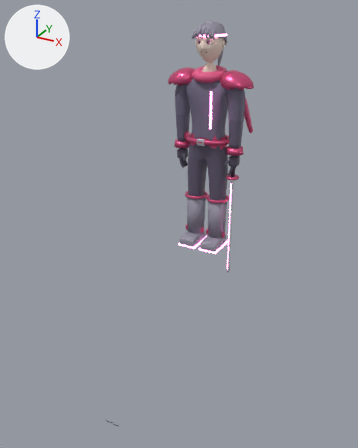
An edit to the glTF model assets/cine/rin.glb, drawn before and after from the same camera.
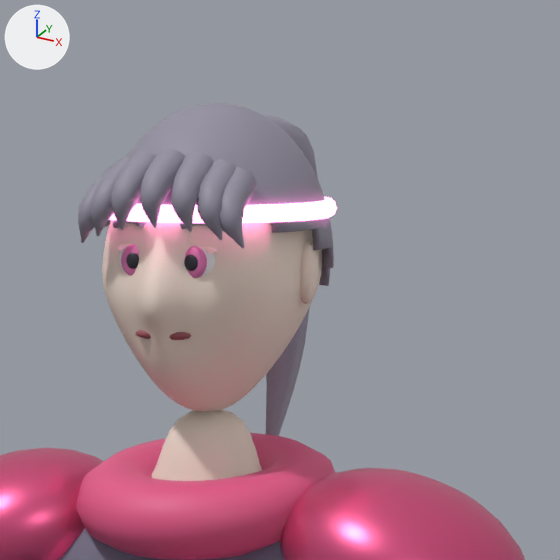
The first picture shows the older version from a 50 mm camera at (1.79, -3.76, 2.0) aimed at (0.01, -0.54, 0.39). The close-ups show the older and then the newer version on the part from 51% to 72% of the width and 1% to 18% of the height of that picture. Only the edits that show in the close-ups are written down. Lighting does not change. The marker at upper left points along +X, +Y and +Z. Where no turn or scale is listed for an object, it has been applied to the vertices. Vertices at exactly the same position are counted once.

Script lines for the objects in view, before the commit:
```python
ob_body = bpy.data.objects.new('body', me_body)
ob_body.location = (0.0, 0.0, 0.0)
ob_eye0 = bpy.data.objects.new('eye0', me_ew)
ob_eye0.location = (-0.034, -0.099, 1.747)
ob_eye1 = bpy.data.objects.new('eye1', me_ew_001)
ob_eye1.location = (0.034, -0.099, 1.747)
ob_head = bpy.data.objects.new('head', me_head)
ob_head.location = (0.0, -0.008, 1.735)
ob_lid0 = bpy.data.objects.new('lid0', me_lid0)
ob_lid0.location = (-0.034, -0.096, 1.764)
ob_lid1 = bpy.data.objects.new('lid1', me_lid1)
ob_lid1.location = (0.034, -0.096, 1.764)
# also in view: 'pad1' at (0.24, 0.0, 1.47); 'ear1' at (0.11, 0.01, 1.73); 'scarf' at (0.0, 0.0, 1.5); 'pad0' at (-0.24, 0.0, 1.47); 'band' at (0.0, 0.0, 1.79)
```
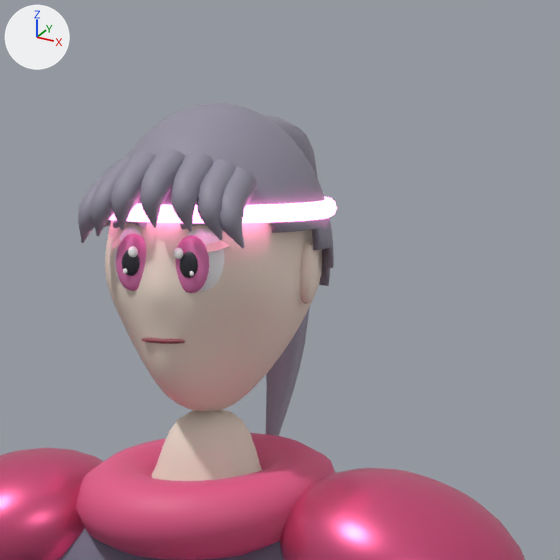
Where the newer file only moved an object's origin or applied its transform, the numbers keep the older frame.

The change, as a diff of the scene's bpy script:
```diff
--- a/assets/cine/rin.glb.py
+++ b/assets/cine/rin.glb.py
@@ me_ew @@
-me_ew.from_pydata(...)  # 684 vertices, 1356 faces; spans x -0.0271..0.0271, y -0.0283..0.0283, z -0.0271..0.0271
+me_ew.from_pydata(...)  # 778 vertices, 1536 faces; spans x -0.0313..0.0313, y -0.0354..0.0354, z -0.0403..0.0403
+# me_ew part 1: a new loose piece, a UV sphere (24 segments, 16 rings, poles along z) spanning x -0.0313..0.0313, y -0.0306..0.0354, z -0.0403..0.0403, in mat_eye_white (white #f9f9fc)
+# me_ew part 2: a new loose piece, a UV sphere (20 segments, 12 rings, poles along z) spanning x -0.0207..0.0207, y -0.0305..-0.0174, z -0.03..0.0267, in mat_iris (pink #e178b3)
+# me_ew part 3: a new loose piece, a UV sphere (14 segments, 8 rings, poles along z) spanning x -0.0103..0.0103, y -0.0331..-0.0267, z -0.0149..0.0116, in mat_pupil (dark grey #272730)
+# me_ew part 4: a new loose piece, a UV sphere (10 segments, 6 rings, poles along z) spanning x -0.0014..0.0093, y -0.0354..-0.031, z 0.0036..0.0149, in mat_glint (white #ffffff)
+# me_ew part 5: the loose piece of 362 vertices spanning x -0.0271..0.0271, y -0.0258..0.0283, z -0.0271..0.0271 is deleted
+# me_ew part 6: the loose piece of 222 vertices spanning x -0.0162..0.0162, y -0.0267..-0.0163, z -0.0162..0.0162 is deleted
+# me_ew part 7: the loose piece of 100 vertices spanning x -0.0079..0.0079, y -0.0283..-0.0234, z -0.0081..0.0081 is deleted
+# other edits to the shape of me_ew do not show in these pictures
 me_ew.materials.append(mat_eye_white)
@@ me_ew @@
 me_ew.materials.append(mat_pupil)
+me_ew.materials.append(mat_glint)  # white #ffffff
@@ me_ew_001 @@
-me_ew_001.from_pydata(...)  # 684 vertices, 1356 faces; spans x -0.0271..0.0271, y -0.0283..0.0283, z -0.0271..0.0271
+me_ew_001.from_pydata(...)  # 778 vertices, 1536 faces; spans x -0.0313..0.0313, y -0.0354..0.0354, z -0.0403..0.0403
+# me_ew_001 part 8: a new loose piece, a UV sphere (24 segments, 16 rings, poles along z) spanning x -0.0313..0.0313, y -0.0306..0.0354, z -0.0403..0.0403, in mat_eye_white (white #f9f9fc)
+# me_ew_001 part 9: a new loose piece, a UV sphere (20 segments, 12 rings, poles along z) spanning x -0.0207..0.0207, y -0.0305..-0.0174, z -0.03..0.0267, in mat_iris (pink #e178b3)
+# me_ew_001 part 10: a new loose piece, a UV sphere (14 segments, 8 rings, poles along z) spanning x -0.0103..0.0103, y -0.0331..-0.0267, z -0.0149..0.0116, in mat_pupil (dark grey #272730)
+# me_ew_001 part 11: a new loose piece, a UV sphere (10 segments, 6 rings, poles along z) spanning x -0.0159..-0.0052, y -0.0354..-0.031, z 0.0036..0.0149, in mat_glint (white #ffffff)
+# me_ew_001 part 12: the loose piece of 362 vertices spanning x -0.0271..0.0271, y -0.0258..0.0283, z -0.0271..0.0271 is deleted
+# me_ew_001 part 13: the loose piece of 222 vertices spanning x -0.0162..0.0162, y -0.0267..-0.0163, z -0.0162..0.0162 is deleted
+# me_ew_001 part 14: the loose piece of 100 vertices spanning x -0.0079..0.0079, y -0.0283..-0.0234, z -0.0081..0.0081 is deleted
+# other edits to the shape of me_ew_001 do not show in these pictures
 me_ew_001.materials.append(mat_eye_white)
@@ me_ew_001 @@
 me_ew_001.materials.append(mat_pupil)
+me_ew_001.materials.append(mat_glint)  # white #ffffff
@@ me_head @@
-me_head.from_pydata(...)  # 4402 vertices, 8800 faces; spans x -0.108..0.108, y -0.144..0.144, z -0.148..0.148
+me_head.from_pydata(...)  # 4402 vertices, 8800 faces; spans x -0.108..0.108, y -0.127..0.144, z -0.148..0.148
+# me_head part 15: 861 of 4402 vertices moved; they spanned x -0.105..0.105, y -0.144..-0.014, z -0.138..0.093 and now span x -0.104..0.104, y -0.127..-0.014, z -0.139..0.092; mean shift (0.0, 0.002, 0.001); largest move (0.0, -0.142, -0.038) -> (0.0, -0.123, -0.034)
 me_head.materials.append(mat_skin)
@@ me_lid0 @@
-me_lid0.from_pydata(...)  # 96 vertices, 164 faces; spans x -0.0307..0.0307, y -0.0267..0.0267, z -0.0078..0.0078
+me_lid0.from_pydata(...)  # 96 vertices, 164 faces; spans x -0.0375..0.0375, y -0.0326..0.0326, z -0.0096..0.0096
+# me_lid0 part 16: the whole mesh is rebuilt
 me_lid0.materials.append(mat_skin)
@@ me_lid1 @@
-me_lid1.from_pydata(...)  # 96 vertices, 164 faces; spans x -0.0307..0.0307, y -0.0267..0.0267, z -0.0078..0.0078
+me_lid1.from_pydata(...)  # 96 vertices, 164 faces; spans x -0.0375..0.0375, y -0.0326..0.0326, z -0.0096..0.0096
+# me_lid1 part 17: the whole mesh is rebuilt
 me_lid1.materials.append(mat_skin)
@@ ob_eye0 @@
 ob_eye0 = bpy.data.objects.new('eye0', me_ew)
-ob_eye0.location = (-0.034, -0.099, 1.747)
+ob_eye0.location = (-0.034, -0.1, 1.747)
@@ ob_eye1 @@
 ob_eye1 = bpy.data.objects.new('eye1', me_ew_001)
-ob_eye1.location = (0.034, -0.099, 1.747)
+ob_eye1.location = (0.034, -0.1, 1.747)
@@ ob_lid1 @@
 ob_lid1 = bpy.data.objects.new('lid1', me_lid1)
-ob_lid1.location = (0.034, -0.096, 1.764)
+ob_lid1.location = (0.034, -0.096, 1.767)
```

Where the change shows, as pixel boxes (x1, y1, x2, y2) in the close-ups (560 x 560 px; the box of a moved part takes in the faces that stretch with it):
'head', reshaped: before (102, 220, 322, 412); after (105, 220, 322, 412)
'eye1', reshaped, moved: before (184, 246, 215, 278); after (174, 228, 224, 293)
'eye0', reshaped, moved: before (119, 244, 139, 276); after (114, 226, 146, 291)
'lid1', reshaped, moved (mostly hidden): before (199, 246, 218, 254); after (205, 240, 234, 253)
part 1 of me_ew, added (mostly hidden): after (114, 226, 142, 288)
part 2 of me_ew, added (pink): after (116, 234, 146, 291)
part 3 of me_ew, added: after (122, 250, 140, 276)
part 4 of me_ew, added: after (128, 246, 138, 257)
part 5 of me_ew, deleted (mostly hidden): before (119, 244, 131, 273)
part 6 of me_ew, deleted: before (121, 244, 139, 276)
part 7 of me_ew, deleted: before (126, 253, 139, 269)
part 8 of me_ew_001, added: after (186, 228, 224, 292)
part 9 of me_ew_001, added (pink): after (176, 235, 209, 293)
part 10 of me_ew_001, added: after (180, 251, 198, 278)
part 11 of me_ew_001, added: after (174, 248, 183, 259)
part 12 of me_ew_001, deleted (mostly hidden): before (202, 249, 215, 276)
part 13 of me_ew_001, deleted: before (185, 246, 207, 278)
part 14 of me_ew_001, deleted: before (184, 255, 198, 271)
part 15 of me_head, moved or reshaped: before (102, 220, 241, 392); after (105, 220, 241, 391)
part 16 of me_lid0, moved or reshaped (mostly hidden): before (118, 244, 130, 251); after (112, 237, 121, 249)
